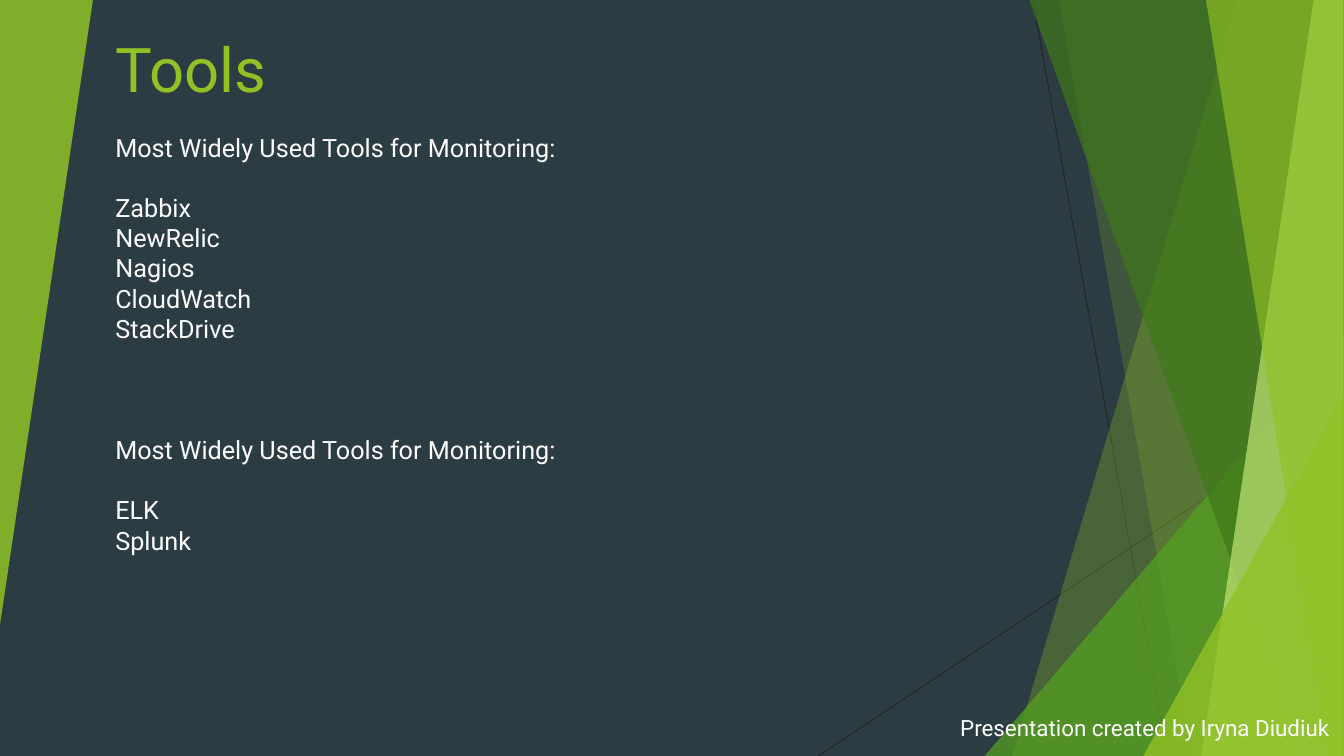
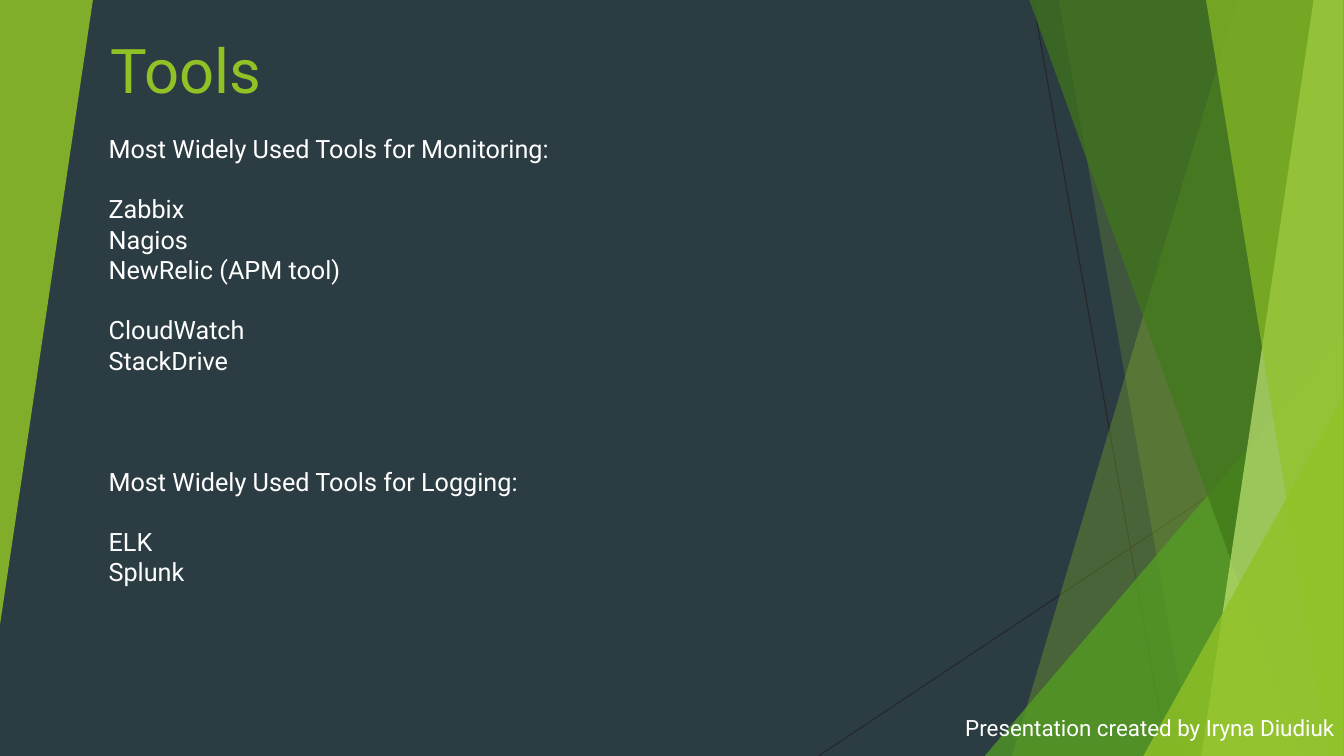
Before and after one commit to irynadiudiuk/Dev_Ops_Mentorship_Program, a slide deck: slide 8 of Logging_and_Monitoring.pptx. Drawn at 1344x756 pixels with LibreOffice and Linux fonts; fonts in the diff are those of the drawing. Boxes give left, top, right and bottom in pixels: in the first picture for what was removed or moved away, otherwise in the second. Text is boxed around its words. In the diff, an @@ line names an element or a change of style, - is before the commit and + after.

```diff
--- a/Logging_and_Monitoring.pptx
+++ b/Logging_and_Monitoring.pptx
@@ title "Tools" moved from (x1=116, y1=46, x2=267, y2=93) to (x1=110, y1=47, x2=261, y2=94) @@
@@ text at (x1=115, y1=228, x2=220, y2=248): paragraph removed @@
-NewRelic
@@ text at (x1=109, y1=259, x2=341, y2=285): paragraph added @@
+NewRelic (APM tool)
@@ triangle removed at (x1=985, y1=336, x2=1344, y2=756) @@
@@ freeform shape added at (x1=985, y1=336, x2=1344, y2=756), fill #54A021 at 72% opacity @@
@@ triangle removed at (x1=1143, y1=396, x2=1344, y2=756) @@
@@ freeform shape added at (x1=1143, y1=396, x2=1344, y2=756), fill #90C226 at 80% opacity @@
@@ text at (x1=109, y1=472, x2=517, y2=497): text changed @@
-Most Widely Used Tools for Monitoring:
+Most Widely Used Tools for Logging:
@@ subtitle "Presentation created by Iryna Diudiuk" moved from (x1=960, y1=715, x2=1329, y2=742) to (x1=965, y1=715, x2=1334, y2=742) @@
```
Also in this commit, not shown: 15 other slides changed, 1 slide removed.
